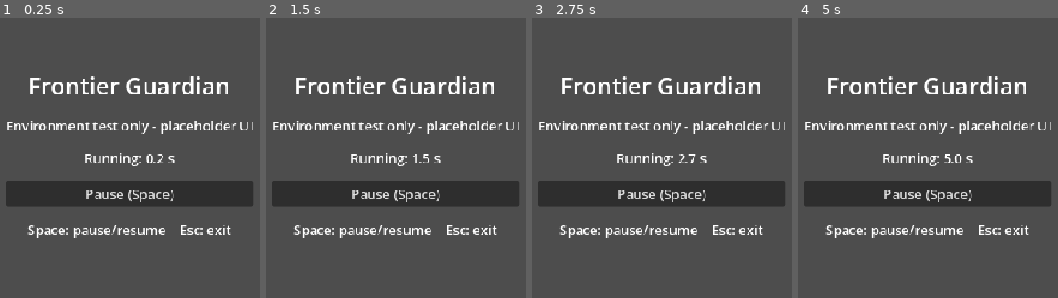
Above: before the commit, frames 1-4 (left to right).
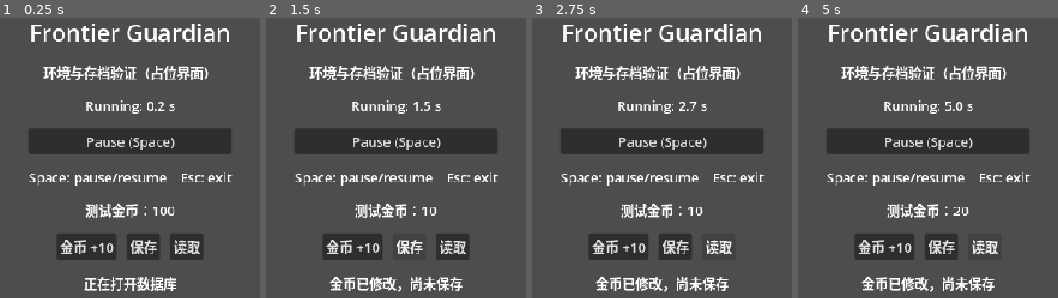
Above: after the commit, the same moments.

Repository: zhurupeng666-cpu/ffy_play
Game: Godot game, scene res://scenes/main.tscn
The game is run twice, just before and just after one commit, with the same random seed, the same clock (stepped at 60 frames per second) and the same inputs.
Inputs (mouse positions are in pixels of both pictures, inside the frame that each line leads up to):
- Up to frame 1 (0.25 s): no input
- Up to frame 2 (1.5 s): click (351, 247) at 0.5 s, where only the run after the commit has a clickable "金币 +10"; click (409, 247) at 1.25 s, where only the run after the commit has a clickable "保存"
- Up to frame 3 (2.75 s): click (719, 247) at 2 s, where only the run after the commit has a clickable "读取"
- Up to frame 4 (5 s): click (883, 247) at 2.75 s, where only the run after the commit has a clickable "金币 +10"; click (941, 247) at 3.5 s, where only the run after the commit has a clickable "保存"; click (985, 247) at 4.25 s, where only the run after the commit has a clickable "读取"

The runs differ from the first frame. In frame 1, 31% of the frame differs, in the area x 2-98%, y 2-98%; in frame 2, 31%; in frame 3, 31%; in frame 4, 31%.
Error after the commit: Parse Error: Could not find type "SQLite" in the current scope. (res://scripts/sqlite_save_repository.gd:7)

Commit message:
feat: add SQLite save repository and visible persistence test

Diff:
--- a/game/scenes/main.tscn
+++ b/game/scenes/main.tscn
@@ -32,7 +32,7 @@
 
 [node name="Hint" type="Label" parent="Center/Panel"]
 layout_mode = 2
-text = "Environment test only - placeholder UI"
+text = "环境与存档验证（占位界面）"
 horizontal_alignment = 1
 
 [node name="Elapsed" type="Label" parent="Center/Panel"]
@@ -48,3 +48,30 @@
 layout_mode = 2
 text = "Space: pause/resume    Esc: exit"
 horizontal_alignment = 1
+
+[node name="Gold" type="Label" parent="Center/Panel"]
+layout_mode = 2
+text = "测试金币：100"
+horizontal_alignment = 1
+
+[node name="SaveActions" type="HBoxContainer" parent="Center/Panel"]
+layout_mode = 2
+alignment = 1
+theme_override_constants/separation = 12
+
+[node name="Add" type="Button" parent="Center/Panel/SaveActions"]
+layout_mode = 2
+text = "金币 +10"
+
+[node name="Save" type="Button" parent="Center/Panel/SaveActions"]
+layout_mode = 2
+text = "保存"
+
+[node name="Load" type="Button" parent="Center/Panel/SaveActions"]
+layout_mode = 2
+text = "读取"
+
+[node name="SaveStatus" type="Label" parent="Center/Panel"]
+layout_mode = 2
+text = "正在打开数据库"
+horizontal_alignment = 1
--- a/game/scripts/main.gd
+++ b/game/scripts/main.gd
@@ -1,28 +1,46 @@
-## 文件用途：环境验证场景，提供运行计时、暂停恢复和退出操作；不承担正式战略时钟。
+## 文件用途：开发验证场景，提供运行暂停与SQLite金币存取演示，不承担正式经济和战略时钟。
 extends Control
 
 # 计时模块：只记录未暂停期间的运行秒数。
 var elapsed_seconds: float = 0.0
 
-# 界面引用模块：场景就绪后获取计时标签与暂停按钮。
+# 存档模块：测试金币只保存在内存，点击保存才写入SQLite。
+const Repository = preload("res://scripts/sqlite_save_repository.gd")
+var save_repository: RefCounted = Repository.new()
+var gold: int = 100
+var save_path_override: String = ""
+
+# 界面引用模块：场景就绪后获取计时、按钮和存档提示。
 @onready var elapsed_label: Label = $Center/Panel/Elapsed
 @onready var pause_button: Button = $Center/Panel/Pause
+@onready var gold_label: Label = $Center/Panel/Gold
+@onready var save_status: Label = $Center/Panel/SaveStatus
 
 
-# 初始化模块：连接按钮事件并输出场景启动标记。
+# 初始化模块：连接操作按钮并打开本地数据库。
 func _ready() -> void:
 	pause_button.pressed.connect(toggle_pause)
-	print("FRONTIER_READY | user_data=", OS.get_user_data_dir())
+	$Center/Panel/SaveActions/Add.pressed.connect(_add_gold)
+	$Center/Panel/SaveActions/Save.pressed.connect(_save_gold)
+	$Center/Panel/SaveActions/Load.pressed.connect(_load_gold)
+	if save_repository.open_store(save_path_override):
+		save_status.text = "数据库就绪：初始100，点击读取可恢复上次保存"
+	else:
+		save_status.text = "数据库打开失败：" + save_repository.error_message
+		$Center/Panel/SaveActions/Save.disabled = true
+		$Center/Panel/SaveActions/Load.disabled = true
+	_refresh_gold()
+	print("FRONTIER_READY")
 
 
-# 显示模块：未暂停时累加时间，并刷新当前状态。
+# 计时显示模块：未暂停时累加时间，暂停时保留显示。
 func _process(delta: float) -> void:
 	if not get_tree().paused:
 		elapsed_seconds += delta # 断点测试位置：观察本帧时间与累计秒数。
 	elapsed_label.text = "%s: %.1f s" % ["Paused" if get_tree().paused else "Running", elapsed_seconds]
 
 
-# 键盘模块：空格暂停或恢复，退出键关闭测试窗口。
+# 键盘模块：空格切换暂停，退出键关闭测试窗口。
 func _unhandled_key_input(event: InputEvent) -> void:
 	if event is InputEventKey and event.pressed and not event.echo:
 		if event.keycode == KEY_SPACE:
@@ -36,3 +54,41 @@
 func toggle_pause() -> void:
 	get_tree().paused = not get_tree().paused
 	pause_button.text = "Resume (Space)" if get_tree().paused else "Pause (Space)"
+
+
+# 加值模块：只修改内存中的测试金币，不自动覆盖磁盘。
+func _add_gold() -> void:
+	gold = mini(gold + 10, Repository.MAX_GOLD)
+	_refresh_gold()
+	save_status.text = "金币已修改，尚未保存"
+
+
+# 写入模块：成功提交事务后才显示保存成功。
+func _save_gold() -> void:
+	if save_repository.save_gold(gold):
+		save_status.text = "保存成功：%d 金币；关闭重开后点击读取验证" % gold
+	else:
+		save_status.text = "保存失败：" + save_repository.error_message
+
+
+# 读档模块：空槽或错误不改变当前金币，成功后更新显示。
+func _load_gold() -> void:
+	var result: Dictionary = save_repository.load_gold()
+	if not result.get("ok", false):
+		save_status.text = "读取失败：" + str(result.get("message", "未知错误"))
+	elif not result.get("found", false):
+		save_status.text = "暂无存档，请先保存"
+	else:
+		gold = int(result["gold"])
+		_refresh_gold()
+		save_status.text = "读取成功：%d 金币" % gold
+
+
+# 金币显示模块：明确标记此数值仅用于存档验证。
+func _refresh_gold() -> void:
+	gold_label.text = "测试金币：%d" % gold
+
+
+# 退出模块：窗口关闭时释放SQLite连接。
+func _exit_tree() -> void:
+	save_repository.close_store()
--- /dev/null
+++ b/game/scripts/sqlite_save_repository.gd
@@ -0,0 +1,95 @@
+## 文件用途：封装SQLite测试存档，提供打开、事务保存、读取与关闭，隔离界面和SQL。
+extends RefCounted
+
+# 配置模块：限制测试金币范围，区分测试数据与正式世界存档。
+const MAX_GOLD: int = 9999999
+const SCHEMA_VERSION: int = 1
+var database: SQLite
+var error_message: String = ""
+var database_path: String = ""
+
+
+# 连接模块：创建目录、检查版本，并以事务初始化单槽测试表。
+func open_store(path_override: String = "") -> bool:
+	close_store()
+	error_message = ""
+	database_path = path_override
+	if database_path.is_empty():
+		database_path = ProjectSettings.globalize_path("res://local_data/saves/frontier_test.db") if OS.has_feature("editor") else OS.get_user_data_dir().path_join("frontier_test.db")
+	if DirAccess.make_dir_recursive_absolute(database_path.get_base_dir()) != OK:
+		error_message = "无法创建存档目录"
+		return false
+	database = SQLite.new()
+	database.path = database_path
+	database.verbosity_level = 0
+	if not database.open_db():
+		error_message = database.error_message
+		close_store()
+		return false
+	if not _query("PRAGMA user_version;"):
+		close_store()
+		return false
+	var version: int = int(database.query_result[0]["user_version"])
+	if version > SCHEMA_VERSION:
+		error_message = "存档版本高于当前程序，禁止覆盖"
+		close_store()
+		return false
+	if not _query("BEGIN IMMEDIATE;"):
+		close_store()
+		return false
+	if not _query("CREATE TABLE IF NOT EXISTS test_save (slot_id INTEGER PRIMARY KEY CHECK(slot_id = 1), gold INTEGER NOT NULL CHECK(gold >= 0 AND gold <= 9999999));") or not _query("PRAGMA user_version = 1;") or not _query("COMMIT;"):
+		database.query("ROLLBACK;")
+		close_store()
+		return false
+	return true
+
+
+# 保存模块：参数绑定与单事务写入，任何失败均尝试回滚，不报告假成功。
+func save_gold(gold: int) -> bool:
+	error_message = ""
+	if database == null:
+		error_message = "数据库未打开"
+		return false
+	if gold < 0 or gold > MAX_GOLD:
+		error_message = "金币超出测试范围"
+		return false
+	if not _query("BEGIN IMMEDIATE;"):
+		return false
+	if not database.query_with_bindings("INSERT INTO test_save(slot_id, gold) VALUES (1, ?) ON CONFLICT(slot_id) DO UPDATE SET gold = excluded.gold;", [gold]):
+		error_message = database.error_message
+		database.query("ROLLBACK;")
+		return false
+	if not _query("COMMIT;"):
+		database.query("ROLLBACK;")
+		return false
+	return true
+
+
+# 读取模块：区分空槽和错误，只有完整有效的数值才交给调用者。
+func load_gold() -> Dictionary:
+	error_message = ""
+	if database == null:
+		return {"ok": false, "message": "数据库未打开"}
+	if not _query("SELECT gold FROM test_save WHERE slot_id = 1;"):
+		return {"ok": false, "message": error_message}
+	if database.query_result.is_empty():
+		return {"ok": true, "found": false}
+	var gold: int = int(database.query_result[0]["gold"])
+	if gold < 0 or gold > MAX_GOLD:
+		return {"ok": false, "message": "存档金币无效"}
+	return {"ok": true, "found": true, "gold": gold}
+
+
+# 释放模块：场景退出或测试结束时关闭连接，避免占用数据库文件。
+func close_store() -> void:
+	if database != null:
+		database.close_db()
+		database = null
+
+
+# SQL模块：集中保留失败原因，供界面提示与自动测试定位。
+func _query(sql: String) -> bool:
+	if database.query(sql):
+		return true
+	error_message = database.error_message
+	return false
--- a/game/tests/smoke_test.gd
+++ b/game/tests/smoke_test.gd
@@ -11,6 +11,7 @@
 func _run() -> void:
 	var scene: PackedScene = load("res://scenes/main.tscn")
 	var main: Control = scene.instantiate()
+	main.save_path_override = ProjectSettings.globalize_path("res://local_data/tests/main_%s.db" % Time.get_ticks_usec())
 	root.add_child(main)
 	await create_timer(0.15).timeout
 	if main.elapsed_seconds <= 0.0:
@@ -27,6 +28,17 @@
 	if main.elapsed_seconds <= before:
 		_fail("Clock did not resume")
 		return
+	# 界面存档模块：检查加值、保存和读取确实同步到标签与内存。
+	main._add_gold()
+	main._save_gold()
+	main._add_gold()
+	main._load_gold()
+	if main.gold != 110 or not str(main.save_status.text).begins_with("读取成功"):
+		_fail("界面存档联动失败")
+		return
+	var temporary_path: String = main.save_path_override
+	main.free()
+	DirAccess.remove_absolute(temporary_path)
 	print("SMOKE_PASS: scene, time, pause, resume")
 	quit(0)
 
--- /dev/null
+++ b/game/tests/sqlite_process_probe.gd
@@ -0,0 +1,24 @@
+## 文件用途：在独立Godot进程中读取自动测试库，确认数据已落盘而非仅留在内存。
+extends SceneTree
+
+const Repository = preload("res://scripts/sqlite_save_repository.gd")
+
+
+# 跨进程验收模块：只读取测试目录中的数据库，读到130才返回成功。
+func _initialize() -> void:
+	var args: PackedStringArray = OS.get_cmdline_user_args()
+	var safe_root: String = ProjectSettings.globalize_path("res://local_data/tests/").simplify_path() + "/"
+	if args.size() != 1 or not args[0].simplify_path().begins_with(safe_root):
+		quit(1)
+		return
+	var repository: RefCounted = Repository.new()
+	if not repository.open_store(args[0]):
+		quit(1)
+		return
+	var result: Dictionary = repository.load_gold()
+	repository.close_store()
+	if result.get("gold", -1) != 130:
+		quit(1)
+		return
+	print("SQLITE_CHILD_REOPEN_PASS")
+	quit(0)
--- /dev/null
+++ b/game/tests/sqlite_test.gd
@@ -0,0 +1,67 @@
+## 文件用途：使用独立临时数据库验证空槽、跨连接持久化、非法值拒绝、事务回滚和版本保护。
+extends SceneTree
+
+const Repository = preload("res://scripts/sqlite_save_repository.gd")
+var repository: RefCounted
+var test_path: String
+
+
+# 启动模块：创建唯一测试路径，不触碰用户手动测试的存档。
+func _initialize() -> void:
+	test_path = ProjectSettings.globalize_path("res://local_data/tests/sqlite_%s.db" % Time.get_ticks_usec())
+	repository = Repository.new()
+	call_deferred("_run")
+
+
+# 验收模块：逐项检查SQLite真实行为，失败立即以非零退出码结束。
+func _run() -> void:
+	if not repository.open_store(test_path):
+		_fail(repository.error_message)
+		return
+	var empty: Dictionary = repository.load_gold()
+	if not empty.get("ok", false) or empty.get("found", true):
+		_fail("空槽识别失败")
+		return
+	if not repository.save_gold(130):
+		_fail("保存失败")
+		return
+	repository.close_store()
+	# 跨进程模块：启动独立Godot读取已保存的数据，不共享连接或内存。
+	var child_output: Array = []
+	var child_code: int = OS.execute(OS.get_executable_path(), ["--headless", "--path", ProjectSettings.globalize_path("res://"), "--script", "res://tests/sqlite_process_probe.gd", "--", test_path], child_output, true)
+	if child_code != 0:
+		_fail("独立进程读取失败：" + str(child_output))
+		return
+	print("SQLITE_CHILD_REOPEN_PASS")
+	repository = Repository.new()
+	if not repository.open_store(test_path) or repository.load_gold().get("gold", -1) != 130:
+		_fail("重开后读档失败")
+		return
+	if repository.save_gold(-1) or repository.save_gold(10000000) or repository.load_gold().get("gold", -1) != 130:
+		_fail("非法值破坏存档")
+		return
+	# 回滚模块：模拟未完成写入，确认ROLLBACK保留上次已提交的金币。
+	var db: SQLite = repository.database
+	if not db.query("BEGIN IMMEDIATE;") or not db.query("UPDATE test_save SET gold = 999 WHERE slot_id = 1;") or not db.query("ROLLBACK;"):
+		_fail("事务回滚执行失败")
+		return
+	if repository.load_gold().get("gold", -1) != 130:
+		_fail("回滚后数值不一致")
+		return
+	if not db.query("PRAGMA user_version = 999;"):
+		_fail("版本测试准备失败")
+		return
+	repository.close_store()
+	if repository.open_store(test_path):
+		_fail("错误接受新版本存档")
+		return
+	DirAccess.remove_absolute(test_path)
+	print("SQLITE_PASS: empty, save, reopen, invalid input, rollback, version guard")
+	quit(0)
+
+
+# 失败模块：关闭连接并保留测试库供排查，不输出成功标记。
+func _fail(message: String) -> void:
+	repository.close_store()
+	push_error(message)
+	quit(1)
Not shown, added: game/addons/godot-sqlite/gdsqlite.gdextension.uid
Not shown, added: game/addons/godot-sqlite/godot-sqlite.gd
Not shown, added: game/addons/godot-sqlite/godot-sqlite.gd.uid
Not shown, added: game/addons/godot-sqlite/plugin.cfg
Not shown, added: game/scripts/sqlite_save_repository.gd.uid
Not shown, added: game/tests/sqlite_test.gd.uid
Not shown, added: docs/SQLite开发态接入验收.md
Not shown, changed: docs/开发测试指南.md
Not shown, added: game/addons/godot-sqlite/LICENSE.md
Not shown, added: game/addons/godot-sqlite/bin/libgdsqlite.windows.template_debug.x86_64.dll
Not shown, added: game/addons/godot-sqlite/bin/libgdsqlite.windows.template_release.x86_64.dll
Not shown, added: game/addons/godot-sqlite/gdsqlite.gdextension
